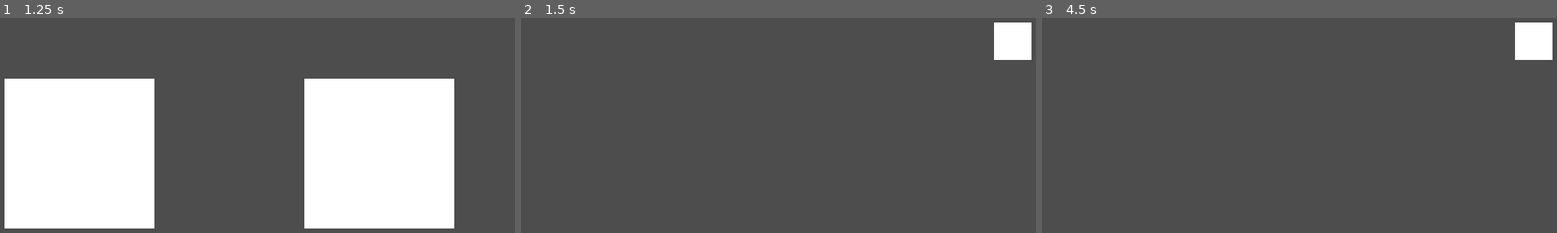
Above: before the commit, frames 1-3 (left to right).
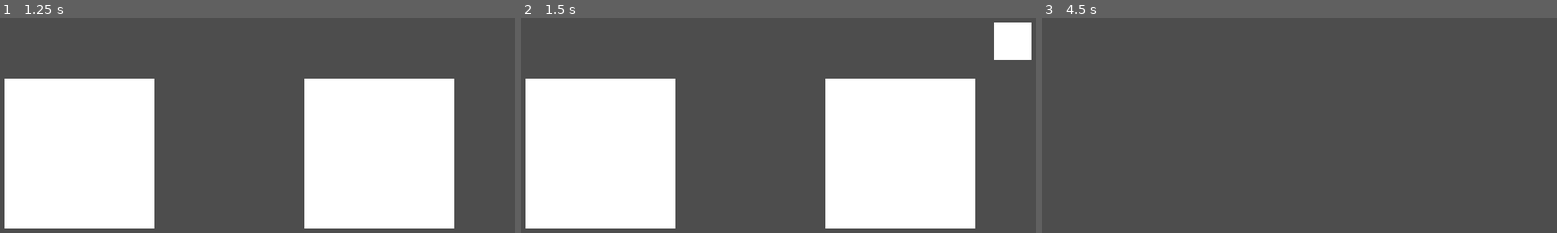
Above: after the commit, the same moments.

Repository: pupungeggang2/Godot-Ceramic-Defense
Game: Godot game, scene res://Scene/title.tscn
Two runs of this game, one before a commit and one after it. Both use one fixed random seed, a clock stepped at 60 frames per second and the inputs below.
Inputs (mouse positions are in pixels of both pictures, inside the frame that each line leads up to):
- Up to frame 1 (1.25 s): tap Enter at 0.5 s; move the mouse to (360, 155) at 0.52 s; click (360, 155) at 0.6 s
- Up to frame 2 (1.5 s): tap Space at 1.25 s; move the mouse to (629, 190) at 1.27 s; click (629, 190) at 1.35 s
- Up to frame 3 (4.5 s): tap Enter at 2, 3.5 s; move the mouse to (1330, 97) at 2.02 s; click (1330, 97) at 2.1 s; tap Space at 2.75, 4.25 s; move the mouse to (outside the picture) at 2.77 s; click (outside the picture) at 2.85 s; move the mouse to (1448, 222) at 3.52 s; click (1448, 222) at 3.6 s; move the mouse to (1093, 121) at 4.27 s; click (1093, 121) at 4.35 s

Frame 1 is identical in both runs. In frame 2, 41% of the frame differs, in the area x 0-89%, y 28-98%; in frame 3, 1.3%.

Commit message:
0.0.0:Defense Scene

Diff:
--- a/Game/Scene/start.tscn
+++ b/Game/Scene/start.tscn
@@ -10,3 +10,15 @@
 offset_top = 40.0
 offset_right = 1240.0
 offset_bottom = 120.0
+
+[node name="ColorRect2" type="ColorRect" parent="."]
+offset_left = 160.0
+offset_top = 160.0
+offset_right = 480.0
+offset_bottom = 480.0
+
+[node name="ColorRect3" type="ColorRect" parent="."]
+offset_left = 800.0
+offset_top = 160.0
+offset_right = 1120.0
+offset_bottom = 480.0
--- a/Game/Script/Scene/start.gd
+++ b/Game/Script/Scene/start.gd
@@ -1,19 +1,24 @@
 extends Node2D
 
 const UIArea = {
-	'button_back': [1160, 40, 80, 80]
+    'button_back': [1160, 40, 80, 80],
+    'button_start': [160, 160, 320, 320],
+    'button_tutorial': [800, 160, 320, 320],
 }
 
 func _ready():
-	pass
+    pass
 
 func _process(delta: float):
-	handle_input()
+    handle_input()
 
 func handle_input():
-	if Input.is_action_just_released('mouse_left'):
-		var mouse = get_viewport().get_mouse_position()
-		if Var.menu == false:
-			if Var.state == '':
-				if FPhysics.point_inside_rect(mouse, UIArea['button_back']):
-					Game.change_scene_to('res://Scene/Title.tscn', 'Title', self)
+    if Input.is_action_just_released('mouse_left'):
+        var mouse = get_viewport().get_mouse_position()
+        if Var.menu == false:
+            if Var.state == '':
+                if FPhysics.point_inside_rect(mouse, UIArea['button_back']):
+                    Game.change_scene_to('res://Scene/Title.tscn', 'Title', self)
+
+                elif FPhysics.point_inside_rect(mouse, UIArea['button_start']):
+                    Game.change_scene_to('res://Scene/defense.tscn', 'Defense', self)
Not shown: 1 places in Game/Scene/start.tscn that only renumber resources
Not shown: 1 places in Game/Scene/title.tscn that only renumber resources
Not shown, added: Game/Script/Scene/UI_defense.gd.uid
Not shown, added: Game/Script/Scene/defense.gd.uid
Not shown, added: Game/Script/Scene/start.gd.uid
Not shown, added: Game/Script/Scene/title.gd.uid
Not shown, added: Game/Script/f_physics.gd.uid
Not shown, added: Game/Script/game.gd.uid
Not shown, added: Game/Script/save.gd.uid
Not shown, added: Game/Script/var.gd.uid
Not shown, added: DevNote/20241221.md
